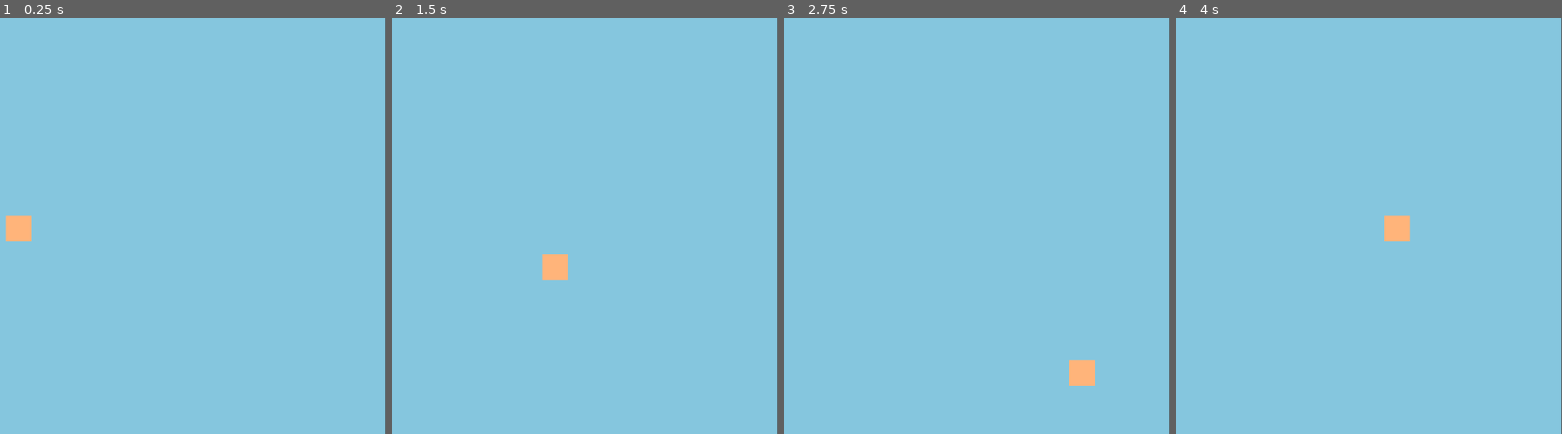
Above: before the commit, frames 1-4 (left to right).
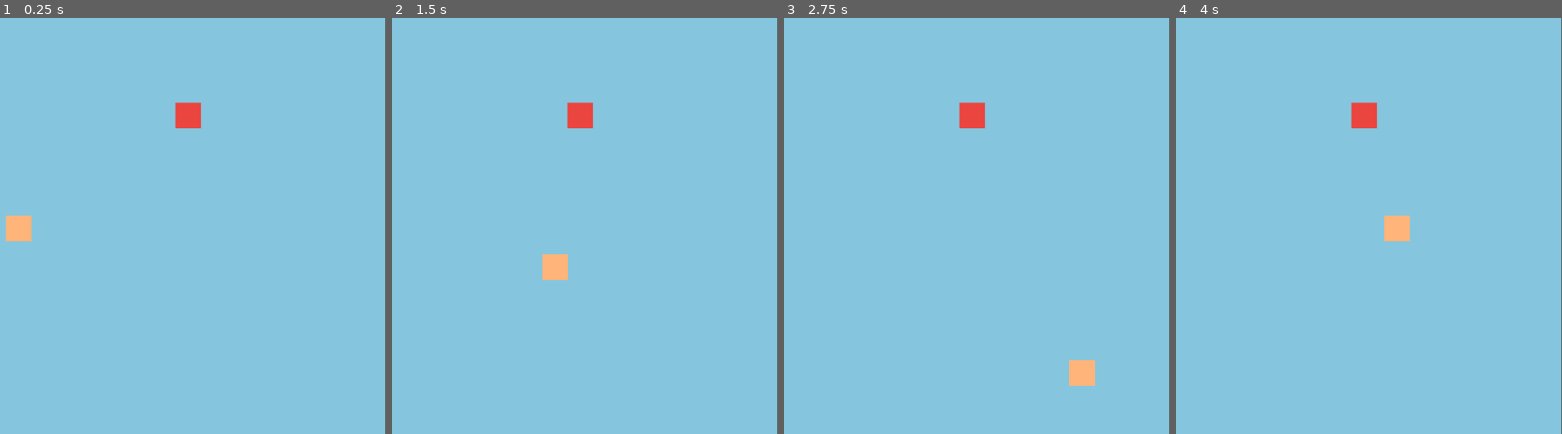
Above: after the commit, the same moments.

Repository: GuilhermeJuventino/Dog-Cleanup
Game: Godot game, scene res://prefabs/game.tscn
Same seed, same stepped clock (60 frames per second), same inputs: the game is played once before the commit and once after it.
Inputs:
- Up to frame 1 (0.25 s): no input
- Up to frame 2 (1.5 s): tap Enter at 0.5 s; hold Right (Right) 0.53-1.28 s; hold Down (Down) from 1.28 s (still down)
- Up to frame 3 (2.75 s): release Down (Down) at 2.03 s; hold Right (Right) from 2.03 s (still down)
- Up to frame 4 (4 s): release Right (Right) at 2.78 s; hold Up (Up) 2.78-3.53 s; hold Left (Left) from 3.53 s (still down)

The runs differ from the first frame. In frame 1, 0.4% of the frame differs, in the area x 45-53%, y 20-27%; in frame 2, 0.4%; in frame 3, 0.4%; in frame 4, 0.4%.

Commit message:
Added dog scene. (No script yet tho...)

Diff:
--- /dev/null
+++ b/dog/dog.tscn
@@ -0,0 +1,20 @@
+[gd_scene load_steps=2 format=3 uid="uid://b4r2un1415tvy"]
+
+[sub_resource type="RectangleShape2D" id="RectangleShape2D_7nnrs"]
+size = Vector2(40, 40)
+
+[node name="Dog" type="Node2D"]
+position = Vector2(-20, -20)
+
+[node name="Body" type="CharacterBody2D" parent="."]
+collision_layer = 2
+collision_mask = 16385
+
+[node name="ColorRect" type="ColorRect" parent="Body"]
+offset_right = 40.0
+offset_bottom = 40.0
+color = Color(0.921569, 0.270588, 0.247059, 1)
+
+[node name="Collision" type="CollisionShape2D" parent="Body"]
+position = Vector2(20, 20)
+shape = SubResource("RectangleShape2D_7nnrs")
--- a/player/body.gd
+++ b/player/body.gd
@@ -5,7 +5,6 @@
 func _physics_process(_delta):
 	# Get the input direction and handle the movement/deceleration.
 	# As good practice, you should replace UI actions with custom gameplay actions.
-
 	var direction_x = Input.get_axis("Left", "Right")
 	var direction_y = Input.get_axis("Up", "Down")
 
@@ -19,4 +18,12 @@
 	else:
 		velocity.y = move_toward(velocity.y, 0, SPEED)
 
+	# Normalizing player velocity, to ensure it moves at the same speed even when moving diagonally
+	if velocity.x != 0 and velocity.y != 0:
+		normalize_velocity()
+
 	move_and_slide()
+
+func normalize_velocity():
+	velocity.x = velocity.x * (sqrt(2) / 2)
+	velocity.y = velocity.y * (sqrt(2) / 2)
--- a/player/player.tscn
+++ b/player/player.tscn
@@ -9,7 +9,7 @@
 position = Vector2(-20, -20)
 
 [node name="Body" type="CharacterBody2D" parent="."]
-collision_mask = 0
+collision_mask = 16386
 script = ExtResource("1_mj7v7")
 
 [node name="Texture" type="ColorRect" parent="Body"]
@@ -18,6 +18,5 @@
 color = Color(1, 0.705882, 0.478431, 1)
 
 [node name="Collision" type="CollisionShape2D" parent="Body"]
-visible = false
 position = Vector2(20, 20)
 shape = SubResource("RectangleShape2D_gguee")
--- a/prefabs/game.tscn
+++ b/prefabs/game.tscn
@@ -1,6 +1,7 @@
-[gd_scene load_steps=2 format=3 uid="uid://eecaou1la4r0"]
+[gd_scene load_steps=3 format=3 uid="uid://eecaou1la4r0"]
 
 [ext_resource type="PackedScene" uid="uid://dhkpq8ub4ydgj" path="res://player/player.tscn" id="1_81pbg"]
+[ext_resource type="PackedScene" uid="uid://b4r2un1415tvy" path="res://dog/dog.tscn" id="2_x1pnv"]
 
 [node name="Game" type="Node2D"]
 
@@ -14,3 +15,6 @@
 
 [node name="Player" parent="." instance=ExtResource("1_81pbg")]
 position = Vector2(560, 312)
+
+[node name="Dog" parent="." instance=ExtResource("2_x1pnv")]
+position = Vector2(824, 136)
